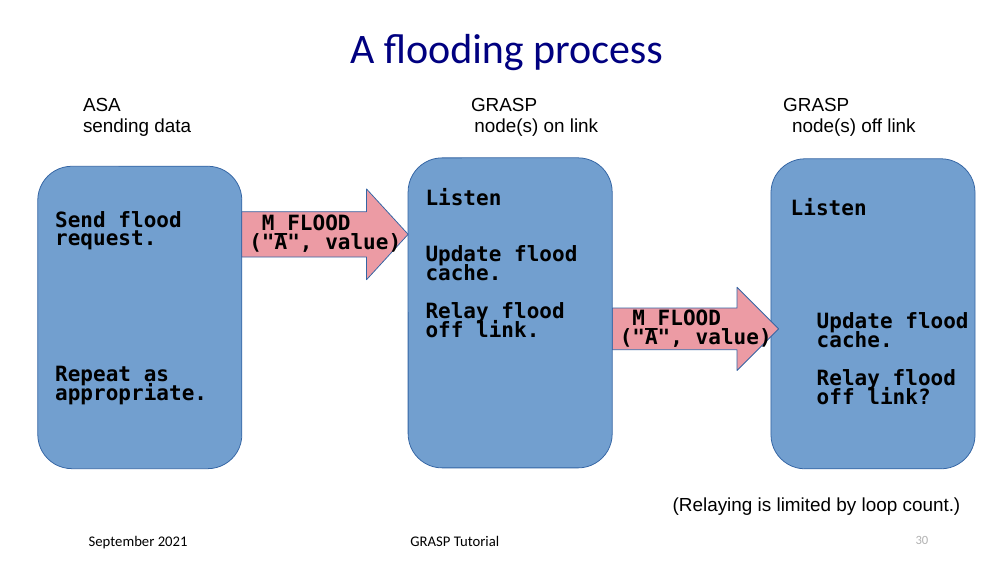
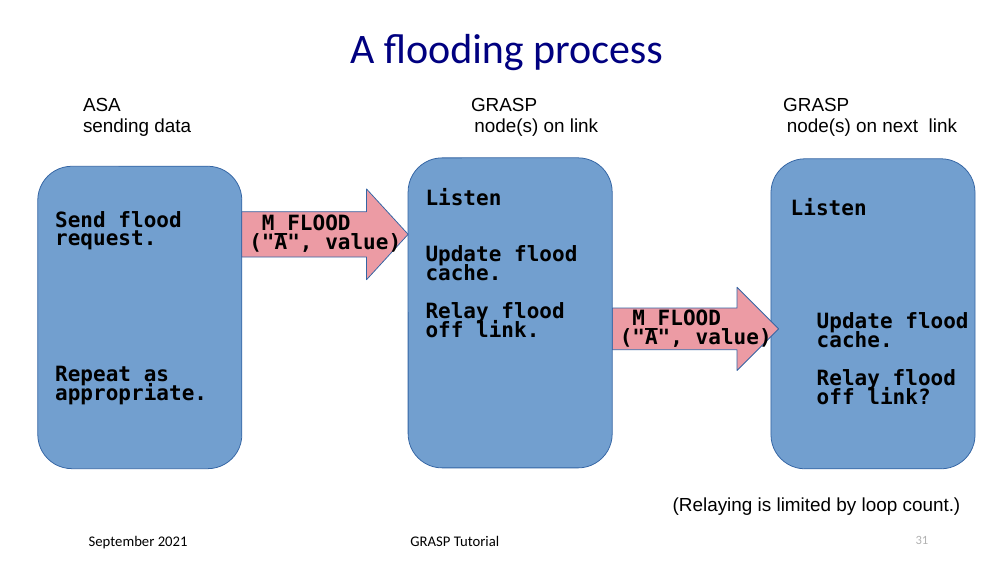
Before and after one commit to becarpenter/graspdoc, a slide deck: slide 31 of GRASP-tutorial.ppt (slide 30 before the commit). Drawn at 1008x567 pixels with LibreOffice and Linux fonts; fonts in the diff are those of the drawing. Boxes give left, top, right and bottom in pixels: in the first picture for what was removed or moved away, otherwise in the second. Text is boxed around its words. In the diff, an @@ line names an element or a change of style, - is before the commit and + after.

```diff
--- a/GRASP-tutorial.ppt
+++ b/GRASP-tutorial.ppt
@@ text at bbox=[83, 97, 957, 136]: text changed @@
-ASA GRASP GRASP
-sending data node(s) on link node(s) off link
+ASA GRASP GRASP
+sending data node(s) on link node(s) on next link
@@ page number at bbox=[916, 536, 929, 544]: text changed @@
-30
+31
```
Also in this commit, not shown: 2 other slides changed, 1 slide added, 2 other files.
